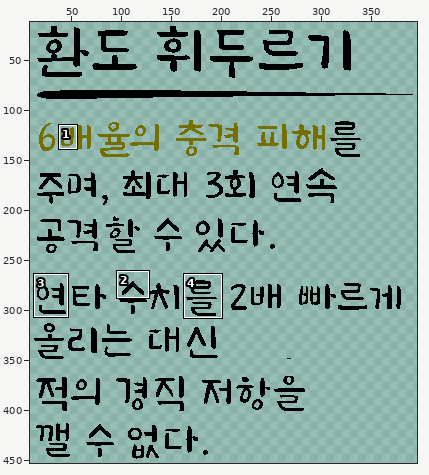
One commit to this pixel-art file: 과거시험 시제/이미지 작업/interface/sk&item/skillUi/sk103Info.aseprite. The first picture is a wide view before the edit; the outline marks the close-up.
Close-up. Earlier state:
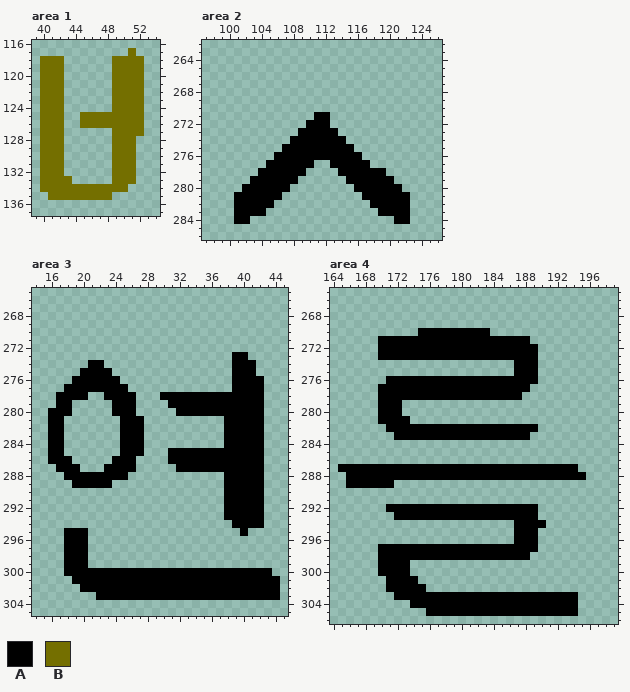
400x560 pixels, 1 frame. Shown: area 1: x 39..54, y 116..137; area 2: x 97..126, y 262..286; area 3: x 14..45, y 265..305; area 4: x 164..199, y 265..306. The wide view leaves out empty margins. The commit also changed other parts of the picture, which this record leaves out.
Palette (. is transparent): A #000000  B #746f00
New version:
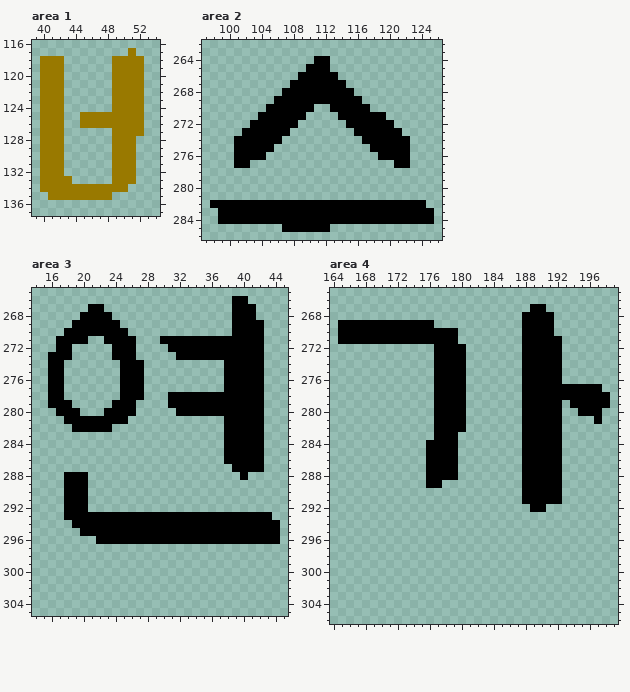
Changes in this commit:
colour B: #746f00 -> #997900
Area 2, layer "text":
y 264: x 111..112 .. -> AA
y 265: x 110..112 ... -> AAA
y 266: x 109..113 ..... -> AAAAA
y 267: x 108..114 ....... -> AAAAAAA
y 268: x 107..115 ......... -> AAAAAAAAA
y 269: x 106..116 ........... -> AAAAAAAAAAA
y 270: x 105..110 ...... -> AAAAAA; x 113..117 ..... -> AAAAA
y 271: x 104..109 ...... -> AAAAAA; x 111..112 AA -> ..; x 114..119 ...... -> AAAAAA
y 272: x 103..108 ...... -> AAAAAA; x 110..112 AAA -> ...; x 115..120 ...... -> AAAAAA
y 273: x 102..107 ...... -> AAAAAA; x 109..113 AAAAA -> .....; x 116..121 ...... -> AAAAAA
y 274: x 101..106 ...... -> AAAAAA; x 108..114 AAAAAAA -> .......; x 117..122 ...... -> AAAAAA
y 275: x 101..105 ..... -> AAAAA; x 107..115 AAAAAAAAA -> .........; x 118..122 ..... -> AAAAA
y 276: x 101..104 .... -> AAAA; x 106..116 AAAAAAAAAAA -> ...........; x 119..122 .... -> AAAA
y 277: x 101..102 .. -> AA; x 105..110 AAAAAA -> ......; x 113..117 AAAAA -> .....; x 121..122 .. -> AA
y 278: x 104..109 AAAAAA -> ......; x 114..119 AAAAAA -> ......
y 279: x 103..108 AAAAAA -> ......; x 115..120 AAAAAA -> ......
y 280: x 102..107 AAAAAA -> ......; x 116..121 AAAAAA -> ......
y 281: x 101..106 AAAAAA -> ......; x 117..122 AAAAAA -> ......
y 282: x 98..100 ... -> AAA; x 106..117 ............ -> AAAAAAAAAAAA; x 123..124 .. -> AA
y 283: x 99..100 .. -> AA; x 105..118 .............. -> AAAAAAAAAAAAAA; x 123..125 ... -> AAA
y 284: x 99..100 .. -> AA; x 103..120 .................. -> AAAAAAAAAAAAAAAAAA; x 123..125 ... -> AAA
y 285: x 107..112 ...... -> AAAAAA
Area 3, layer "text":
y 266: x 39..40 .. -> AA
y 267: x 21..22 .. -> AA; x 39..41 ... -> AAA
y 268: x 20..23 .... -> AAAA; x 39..41 ... -> AAA
y 269: x 19..24 ...... -> AAAAAA; x 39..42 .... -> AAAA
y 270: x 18..25 ........ -> AAAAAAAA; x 39..42 .... -> AAAA
y 271: x 17..20 .... -> AAAA; x 23..26 .... -> AAAA; x 30..42 ............. -> AAAAAAAAAAAAA
y 272: x 17..18 .. -> AA; x 24..26 ... -> AAA; x 31..42 ............ -> AAAAAAAAAAAA
y 273: x 16..18 ... -> AAA; x 24..26 ... -> AAA; x 32..38 ....... -> AAAAAAA; x 41..42 .. -> AA
y 274: x 16..17 .. -> AA; x 21..22 AA -> ..; x 25..27 ... -> AAA; x 38 . -> A; x 42 . -> A
y 275: x 16..17 .. -> AA; x 20..23 AAAA -> ....; x 25..27 ... -> AAA; x 38 . -> A; x 42 . -> A
y 276: x 16..17 .. -> AA; x 19..27 AAAAAA... -> ......AAA; x 38 . -> A
y 277: x 16..24 ..AAAAAAA -> AA.......; x 26..27 .. -> AA; x 38 . -> A
y 278: x 16 . -> A; x 18..20 AAA -> ...; x 23..24 AA -> ..; x 27 . -> A; x 30 A -> .
y 279: x 16 . -> A
y 280: x 16 A -> .; x 19 . -> A; x 23 . -> A
y 281: x 16..24 AA....... -> ..AAAAAAA; x 26..27 AA -> ..
y 282: x 16..17 AA -> ..; x 19..23 ..... -> AAAAA; x 25..27 AAA -> ...
y 283..284: x 16..17 AA -> ..; x 25..27 AAA -> ...
y 285: x 16..17 AA -> ..; x 25..27 AAA -> ...; x 31..37 AAAAAAA -> .......
y 286: x 16..18 AAA -> ...; x 24..26 AAA -> ...; x 31..37 AAAAAAA -> .......
y 287: x 17..19 AAA -> ...; x 23..26 AAAA -> ....; x 32..38 AAAAAAA -> .......
y 288: x 21..25 AAAAA -> .....; x 38..39 AA -> ..; x 41..42 AA -> ..
y 289: x 18 . -> A; x 21..23 AAA -> ...; x 38..42 AAAAA -> .....
y 290..292: x 18..20 ... -> AAA; x 38..42 AAAAA -> .....
y 293: x 18..37 .................... -> AAAAAAAAAAAAAAAAAAAA; x 43 . -> A
y 294: x 19..38 .................... -> AAAAAAAAAAAAAAAAAAAA; x 43..44 .. -> AA
y 295: x 18..19 AA -> ..; x 21..39 ................... -> AAAAAAAAAAAAAAAAAAA; x 41..44 .... -> AAAA
y 296: x 18..20 AAA -> ...; x 22..44 ....................... -> AAAAAAAAAAAAAAAAAAAAAAA
y 297..299: x 18..20 AAA -> ...
y 300: x 18..43 AAAAAAAAAAAAAAAAAAAAAAAAAA -> ..........................
y 301: x 19..44 AAAAAAAAAAAAAAAAAAAAAAAAAA -> ..........................
y 302: x 20..44 AAAAAAAAAAAAAAAAAAAAAAAAA -> .........................
y 303: x 22..44 AAAAAAAAAAAAAAAAAAAAAAA -> .......................
Area 4, layer "text":
y 267: x 189..190 .. -> AA
y 268: x 188..191 .... -> AAAA
y 269: x 165..176 ............ -> AAAAAAAAAAAA; x 188..191 .... -> AAAA
y 270: x 165..174 .......... -> AAAAAAAAAA; x 180..183 AAAA -> ....; x 188..191 .... -> AAAA
y 271: x 165..169 ..... -> AAAAA; x 180..187 AAAAAAAA -> ........; x 189..192 .... -> AAAA
y 272..273: x 170..176 AAAAAAA -> .......; x 181..187 AAAAAAA -> .......; x 190..192 ... -> AAA
y 274..275: x 177..180 .... -> AAAA; x 187 A -> .; x 190..192 ... -> AAA
y 276: x 171..176 AAAAAA -> ......; x 181..187 AAAAAAA -> .......; x 190..192 ... -> AAA
y 277: x 170..176 AAAAAAA -> .......; x 181..187 AAAAAAA -> .......; x 189..197 ......... -> AAAAAAAAA
y 278: x 170..176 AAAAAAA -> .......; x 181..198 AAAAAAA........... -> .......AAAAAAAAAAA
y 279: x 170..172 AAA -> ...; x 177..180 .... -> AAAA; x 188..192 ..... -> AAAAA; x 194..198 ..... -> AAAAA
y 280: x 170..172 AAA -> ...; x 177..180 .... -> AAAA; x 188..192 ..... -> AAAAA; x 195..197 ... -> AAA
y 281: x 170..173 AAAA -> ....; x 177..180 .... -> AAAA; x 188..192 ..... -> AAAAA; x 197 . -> A
y 282: x 171..176 AAAAAA -> ......; x 181..187 AAAAAAA -> .......; x 190..192 ... -> AAA
y 283: x 172..176 AAAAA -> .....; x 180..187 AAAAAAAA -> ........; x 189..192 .... -> AAAA
y 284..286: x 176..179 .... -> AAAA; x 188..192 ..... -> AAAAA
y 287: x 165..175 AAAAAAAAAAA -> ...........; x 180..187 AAAAAAAA -> ........; x 193..194 AA -> ..
y 288: x 166..175 AAAAAAAAAA -> ..........; x 180..187 AAAAAAAA -> ........; x 193..195 AAA -> ...
y 289: x 166..171 AAAAAA -> ......; x 176..177 .. -> AA; x 188..192 ..... -> AAAAA
y 290..291: x 188..192 ..... -> AAAAA
y 292: x 171..188 AAAAAAAAAAAAAAAAAA -> ..................; x 190 . -> A
y 293: x 172..189 AAAAAAAAAAAAAAAAAA -> ..................
y 294: x 187..190 AAAA -> ....
y 295..296: x 187..189 AAA -> ...
y 297: x 170..189 AAAAAAAAAAAAAAAAAAAA -> ....................
y 298: x 170..188 AAAAAAAAAAAAAAAAAAA -> ...................
y 299..300: x 170..173 AAAA -> ....
y 301: x 171..174 AAAA -> ....
y 302: x 171..175 AAAAA -> .....
y 303: x 172..194 AAAAAAAAAAAAAAAAAAAAAAA -> .......................
y 304: x 174..194 AAAAAAAAAAAAAAAAAAAAA -> .....................
y 305: x 176..194 AAAAAAAAAAAAAAAAAAA -> ...................
